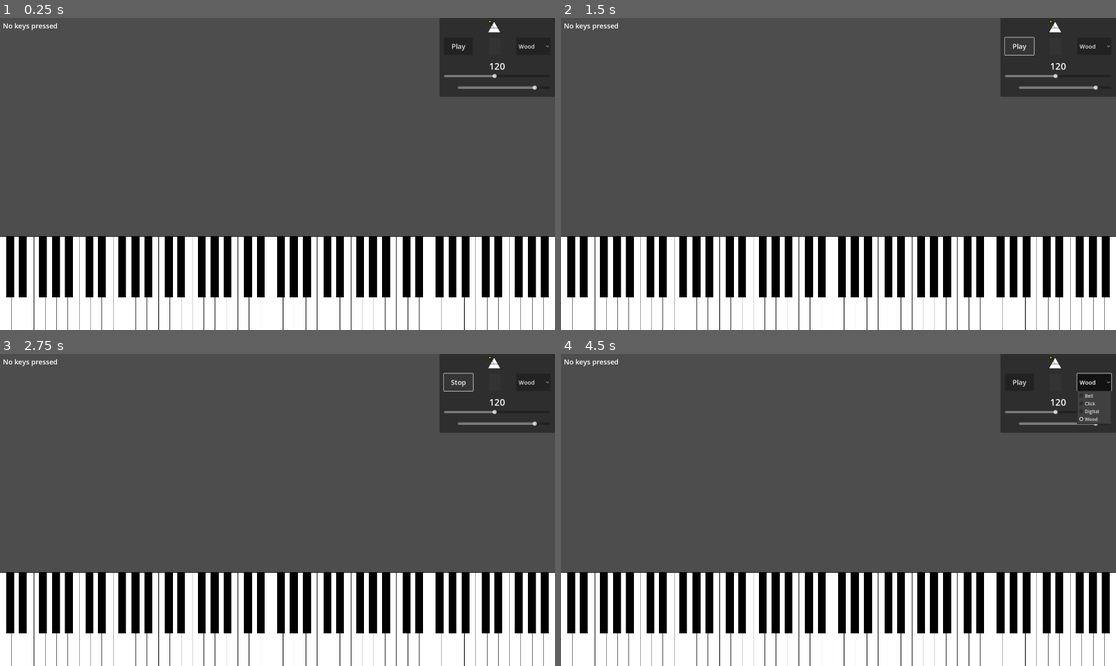
Above: before the commit, frames 1-4 (two rows, left to right).
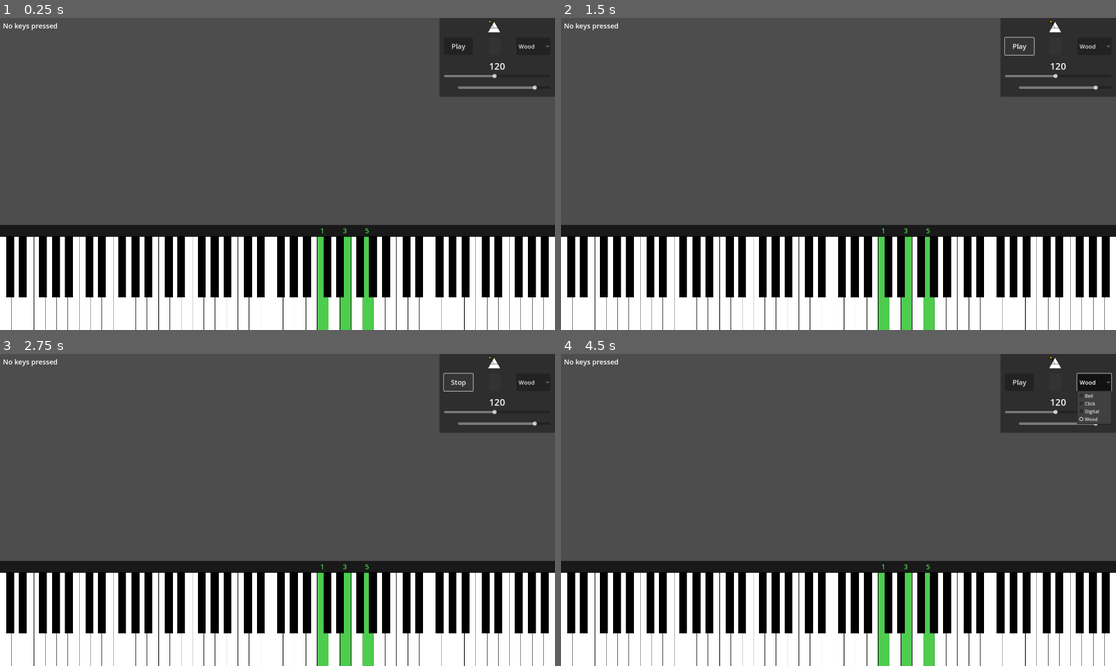
Above: after the commit, the same moments.

Repository: PianoFitness/piano-fitness-app
Game: Godot game, scene res://scenes/piano.tscn
Same seed, same stepped clock (60 frames per second), same inputs: the game is played once before the commit and once after it. The project has no main scene, so this scene is started directly.
Inputs:
- Up to frame 1 (0.25 s): no input
- Up to frame 2 (1.5 s): click "Play" at 0.5 s; click "Stop" at 1.25 s
- Up to frame 3 (2.75 s): click "Play" at 2 s
- Up to frame 4 (4.5 s): click "Wood" at 2.75 s; click "Stop" at 3.5 s; click "Wood" at 4.25 s

The runs differ from the first frame. In frame 1, 4.8% of the frame differs, in the area x 0-100%, y 66-100%; in frame 2, 4.8%; in frame 3, 4.8%; in frame 4, 4.8%.

Commit message:
Implement piano practice sequence functionality (#6)
* Lesson almost working

* Getting closer

* Initial working sequence

* Improve layout

* Ability to fine-tune finger numbers

* Improve code

* Add C Major chord inversions

* Fixed chord (inversion) sequences

* Clean up finger numbers

* Cleanup signal handlers

* Clean up

Diff:
--- a/app/scenes/piano.gd
+++ /dev/null
@@ -1,99 +0,0 @@
-extends Control
-
-# Piano physical layout constants
-const WHITE_KEY_OFFSETS = [0, 2, 4, 5, 7, 9, 11]
-const BLACK_KEY_POSITIONS = [
-	{"offset": 0.9, "note": 1},
-	{"offset": 2.0, "note": 3},
-	{"offset": 3.8, "note": 6},
-	{"offset": 4.95, "note": 8},
-	{"offset": 6.1, "note": 10}
-]
-
-const WHITE_KEY_HEIGHT_RATIO = 0.3
-const BLACK_KEY_WIDTH_RATIO = 0.7
-const BLACK_KEY_HEIGHT_RATIO = 0.65
-
-const KEYS_PER_OCTAVE = 12
-const WHITE_KEYS_PER_OCTAVE = 7
-const STARTING_MIDI_NOTE = 24
-const OCTAVE_COUNT = 7
-
-const ACTIVE_WHITE_KEY_COLOR = Color(0.8, 0.8, 1.0)
-const ACTIVE_BLACK_KEY_COLOR = Color(0.3, 0.3, 0.5)
-const INACTIVE_WHITE_KEY_COLOR = Color.WHITE
-const INACTIVE_BLACK_KEY_COLOR = Color.BLACK
-
-var white_keys = {}
-var black_keys = {}
-var active_notes = {}
-var viewport_size: Vector2
-
-@onready var note_display = $NoteDisplay
-@onready var piano_keys = $PianoKeys
-
-func _ready():
-	viewport_size = get_viewport_rect().size
-	piano_keys.position = Vector2(0, viewport_size.y - viewport_size.y * WHITE_KEY_HEIGHT_RATIO)
-	create_piano_keys()
-	OS.open_midi_inputs()
-
-func _input(event):
-	if event is InputEventMIDI:
-		handle_midi_event(event)
-
-func create_piano_keys():
-	var total_white_keys = WHITE_KEYS_PER_OCTAVE * OCTAVE_COUNT
-	var white_key_width = viewport_size.x / total_white_keys
-	var white_key_height = viewport_size.y * WHITE_KEY_HEIGHT_RATIO
-	var black_key_width = white_key_width * BLACK_KEY_WIDTH_RATIO
-	var black_key_height = white_key_height * BLACK_KEY_HEIGHT_RATIO
-
-	for octave in range(OCTAVE_COUNT):
-		var base_note = octave * KEYS_PER_OCTAVE + STARTING_MIDI_NOTE
-
-		# White keys
-		for i in range(WHITE_KEYS_PER_OCTAVE):
-			var white_key = ColorRect.new()
-			white_key.size = Vector2(white_key_width, white_key_height)
-			white_key.position.x = (octave * WHITE_KEYS_PER_OCTAVE + i) * white_key_width
-			white_key.color = INACTIVE_WHITE_KEY_COLOR
-
-			var border = Line2D.new()
-			border.points = [
-				Vector2(0, 0),
-				Vector2(0, white_key_height),
-				Vector2(white_key_width, white_key_height),
-				Vector2(white_key_width, 0),
-				Vector2(0, 0)
-			]
-			border.width = 1
-			border.default_color = INACTIVE_BLACK_KEY_COLOR
-			white_key.add_child(border)
-
-			piano_keys.add_child(white_key)
-			white_keys[base_note + WHITE_KEY_OFFSETS[i]] = white_key
-
-		# Black keys
-		for data in BLACK_KEY_POSITIONS:
-			var black_key = ColorRect.new()
-			black_key.size = Vector2(black_key_width, black_key_height)
-			black_key.position = Vector2(
-				(octave * WHITE_KEYS_PER_OCTAVE + data.offset) * white_key_width - black_key_width / 2,
-				0
-			)
-			black_key.color = INACTIVE_BLACK_KEY_COLOR
-			piano_keys.add_child(black_key)
-			black_keys[base_note + data.note] = black_key
-
-func handle_midi_event(event: InputEventMIDI):
-	if event.message == MIDI_MESSAGE_NOTE_ON:
-		highlight_key(event.pitch, event.velocity > 0)
-	elif event.message == MIDI_MESSAGE_NOTE_OFF:
-		highlight_key(event.pitch, false)
-
-func highlight_key(note, is_active):
-	var key = white_keys.get(note) if note in white_keys else black_keys.get(note)
-	if key:
-		key.color = (ACTIVE_WHITE_KEY_COLOR if note in white_keys else ACTIVE_BLACK_KEY_COLOR) if is_active else (INACTIVE_WHITE_KEY_COLOR if note in white_keys else INACTIVE_BLACK_KEY_COLOR)
-		note_display.update_note_state(note, is_active)
--- a/app/scenes/piano.tscn
+++ b/app/scenes/piano.tscn
@@ -1,8 +1,10 @@
-[gd_scene load_steps=4 format=3 uid="uid://deocrbvduwvbf"]
+[gd_scene load_steps=6 format=3 uid="uid://deocrbvduwvbf"]
 
-[ext_resource type="Script" path="res://scenes/piano.gd" id="1_16djv"]
-[ext_resource type="Script" path="res://scenes/note_display.gd" id="2_4lvi2"]
+[ext_resource type="Script" path="res://scripts/piano.gd" id="1_16djv"]
+[ext_resource type="Script" path="res://scripts/note_display.gd" id="2_4lvi2"]
 [ext_resource type="PackedScene" uid="uid://qnn08ykran7h" path="res://scenes/metronome.tscn" id="3_m4k2l"]
+[ext_resource type="Script" path="res://scripts/finger_display.gd" id="4_k3m9p"]
+[ext_resource type="Script" path="res://scripts/sequence_manager.gd" id="5_r2n4b"]
 
 [node name="Piano" type="Control"]
 layout_mode = 3
@@ -26,5 +28,11 @@
 [node name="PianoKeys" type="Node2D" parent="."]
 position = Vector2(0, 100)
 
+[node name="FingerDisplay" type="Node2D" parent="PianoKeys"]
+script = ExtResource("4_k3m9p")
+
+[node name="SequenceManager" type="Node" parent="."]
+script = ExtResource("5_r2n4b")
+
 [node name="CanvasLayer#Metronome" parent="." instance=ExtResource("3_m4k2l")]
 layout_mode = 1
--- /dev/null
+++ b/app/scripts/finger_display.gd
@@ -0,0 +1,70 @@
+class_name FingerDisplay
+extends Node2D
+
+const LEFT_HAND_COLOR = Color(0.8, 0.8, 0.8, 1.0)
+const RIGHT_HAND_COLOR = Color(0.8, 0.8, 0.8, 1.0)
+const LESSON_COLOR = Color(0.3, 0.8, 0.3, 1.0)
+const BACKGROUND_COLOR = Color(0.1, 0.1, 0.1, 1.0)
+const BACKGROUND_HEIGHT = 40
+
+const KEY_ADJUSTMENTS = {
+	"C": -2,   # Slight left adjustment
+	"D": -3,
+	"E": -2,
+	"F": -2,
+	"G": -3,
+	"A": -3,
+	"B": -2,
+	"C#": -4,  # Black keys
+	"D#": -4,
+	"F#": -4,
+	"G#": -4,
+	"A#": -4
+}
+
+var background_rect: ColorRect
+var finger_labels: Array[Label] = []
+
+func _ready():
+	setup_background()
+
+func setup_background():
+	background_rect = ColorRect.new()
+	background_rect.color = BACKGROUND_COLOR
+	background_rect.z_index = -1
+	add_child(background_rect)
+	update_background_size()
+
+func _process(delta):
+	update_background_size()
+
+func update_background_size():
+	if background_rect:
+		var viewport_size = get_viewport_rect().size
+		background_rect.size = Vector2(viewport_size.x, BACKGROUND_HEIGHT)
+		background_rect.position = Vector2(0, -BACKGROUND_HEIGHT)
+
+func clear_indicators():
+	for label in finger_labels:
+		label.queue_free()
+	finger_labels.clear()
+
+func add_finger_indicator(note: PianoNote, key_rect: Rect2, is_current: bool = false):
+	var label = Label.new()
+	label.text = str(note.finger)
+	label.add_theme_font_size_override("font_size", 24)
+
+	var color = LESSON_COLOR if is_current else (RIGHT_HAND_COLOR if note.hand == "R" else LEFT_HAND_COLOR)
+	label.add_theme_color_override("font_color", color)
+
+	add_child(label)
+	finger_labels.append(label)
+	label.size = label.get_minimum_size()
+
+	var note_name = note.pitch.left(len(note.pitch) - 1)
+	var x_adjustment = KEY_ADJUSTMENTS.get(note_name, 0)
+
+	label.position = Vector2(
+		key_rect.position.x + (key_rect.size.x / 2) - (label.size.x / 2) + x_adjustment,
+		-BACKGROUND_HEIGHT/2 - label.size.y/2
+	)
--- /dev/null
+++ b/app/scripts/piano.gd
@@ -0,0 +1,245 @@
+extends Control
+
+# Piano physical layout constants - These define the visual arrangement of piano keys
+const WHITE_KEY_OFFSETS = [0, 2, 4, 5, 7, 9, 11]  # Semitone offsets for white keys
+const BLACK_KEY_POSITIONS = [
+	{"offset": 0.9, "note": 1},   # C#
+	{"offset": 2.0, "note": 3},   # D#
+	{"offset": 3.8, "note": 6},   # F#
+	{"offset": 4.95, "note": 8},  # G#
+	{"offset": 6.1, "note": 10}   # A#
+]
+
+# Visual size ratios for piano keys
+const WHITE_KEY_HEIGHT_RATIO = 0.3
+const BLACK_KEY_WIDTH_RATIO = 0.7
+const BLACK_KEY_HEIGHT_RATIO = 0.65
+
+# MIDI and musical constants
+const KEYS_PER_OCTAVE = 12
+const WHITE_KEYS_PER_OCTAVE = 7
+const STARTING_MIDI_NOTE = 24  # Starting at C1
+const OCTAVE_COUNT = 7
+
+# Color definitions for various key states
+const ACTIVE_WHITE_KEY_COLOR = Color(0.8, 0.8, 1.0)
+const ACTIVE_BLACK_KEY_COLOR = Color(0.3, 0.3, 0.5)
+const INACTIVE_WHITE_KEY_COLOR = Color.WHITE
+const INACTIVE_BLACK_KEY_COLOR = Color.BLACK
+const LESSON_COLOR = Color(0.3, 0.8, 0.3, 1.0)    # Green for target notes
+const STUDENT_COLOR = Color(0.8, 0.8, 1.0, 1.0)   # Light blue for played notes
+
+# Musical notation constants
+const NOTE_NAMES = ["C", "C#", "D", "D#", "E", "F", "F#", "G", "G#", "A", "A#", "B"]
+
+# Chord input handling constants
+const CHORD_COLLECTION_WINDOW: float = 0.1  # 100ms window to collect chord notes
+
+# State variables
+var white_keys = {}              # Dictionary of white key nodes indexed by MIDI note
+var black_keys = {}              # Dictionary of black key nodes indexed by MIDI note
+var viewport_size: Vector2       # Current viewport dimensions
+var current_chord_notes: Array[int] = []  # Collects notes played within time window
+var chord_collection_timer: float = 0.0   # Timer for chord note collection
+
+# Node references
+var sequence_manager: SequenceManager
+var finger_display: FingerDisplay
+
+@onready var note_display = $NoteDisplay
+@onready var piano_keys = $PianoKeys
+
+func _ready():
+	viewport_size = get_viewport_rect().size
+	piano_keys.position = Vector2(0, viewport_size.y - viewport_size.y * WHITE_KEY_HEIGHT_RATIO)
+	create_piano_keys()
+	setup_fingering_system()
+	OS.open_midi_inputs()
+
+func _process(delta: float):
+	# Handle chord collection timing
+	if chord_collection_timer > 0:
+		chord_collection_timer -= delta
+		if chord_collection_timer <= 0:
+			if sequence_manager and current_chord_notes.size() > 0:
+				if sequence_manager.validate_input(current_chord_notes):
+					sequence_manager.advance_sequence()
+			current_chord_notes.clear()
+
+func setup_fingering_system():
+	# Initialize finger display and sequence manager
+	finger_display = $PianoKeys/FingerDisplay
+	if not finger_display:
+		push_error("FingerDisplay node not found in scene (should be at PianoKeys/FingerDisplay)")
+		return
+
+	sequence_manager = $SequenceManager
+	if not sequence_manager:
+		push_error("SequenceManager node not found in scene")
+		return
+
+	sequence_manager.initialize(self, finger_display)
+
+	# Load initial exercise
+	var c_major = create_c_major_chord_inversions()
+	sequence_manager.set_sequence(c_major)
+
+func _input(event):
+	if event is InputEventMIDI:
+		handle_midi_event(event)
+
+func handle_midi_event(event: InputEventMIDI):
+	var note = event.pitch
+	var key = white_keys.get(note) if note in white_keys else black_keys.get(note)
+	if not key:
+		return
+
+	if event.message == MIDI_MESSAGE_NOTE_ON and event.velocity > 0:
+		key.color = STUDENT_COLOR
+		if not current_chord_notes.has(note):
+			current_chord_notes.append(note)
+		chord_collection_timer = CHORD_COLLECTION_WINDOW
+	elif event.message == MIDI_MESSAGE_NOTE_OFF or (event.message == MIDI_MESSAGE_NOTE_ON and event.velocity == 0):
+		reset_key_color(key, note)
+
+func reset_key_color(key: ColorRect, note: int):
+	var current_notes = get_current_lesson_notes()
+	if current_notes.has(note):
+		key.color = LESSON_COLOR
+	else:
+		key.color = INACTIVE_WHITE_KEY_COLOR if note in white_keys else INACTIVE_BLACK_KEY_COLOR
+
+func create_piano_keys():
+	var total_white_keys = WHITE_KEYS_PER_OCTAVE * OCTAVE_COUNT
+	var white_key_width = viewport_size.x / total_white_keys
+	var white_key_height = viewport_size.y * WHITE_KEY_HEIGHT_RATIO
+	var black_key_width = white_key_width * BLACK_KEY_WIDTH_RATIO
+	var black_key_height = white_key_height * BLACK_KEY_HEIGHT_RATIO
+
+	for octave in range(OCTAVE_COUNT):
+		var base_note = octave * KEYS_PER_OCTAVE + STARTING_MIDI_NOTE
+
+		# Create white keys for this octave
+		for i in range(WHITE_KEYS_PER_OCTAVE):
+			var white_key = ColorRect.new()
+			white_key.size = Vector2(white_key_width, white_key_height)
+			white_key.position.x = (octave * WHITE_KEYS_PER_OCTAVE + i) * white_key_width
+			white_key.color = INACTIVE_WHITE_KEY_COLOR
+
+			var border = Line2D.new()
+			border.points = [
+				Vector2(0, 0),
+				Vector2(0, white_key_height),
+				Vector2(white_key_width, white_key_height),
+				Vector2(white_key_width, 0),
+				Vector2(0, 0)
+			]
+			border.width = 1
+			border.default_color = INACTIVE_BLACK_KEY_COLOR
+			white_key.add_child(border)
+
+			piano_keys.add_child(white_key)
+			white_keys[base_note + WHITE_KEY_OFFSETS[i]] = white_key
+
+		# Create black keys for this octave
+		for data in BLACK_KEY_POSITIONS:
+			var black_key = ColorRect.new()
+			black_key.size = Vector2(black_key_width, black_key_height)
+			black_key.position = Vector2(
+				(octave * WHITE_KEYS_PER_OCTAVE + data.offset) * white_key_width - black_key_width / 2,
+				0
+			)
+			black_key.color = INACTIVE_BLACK_KEY_COLOR
+			piano_keys.add_child(black_key)
+			black_keys[base_note + data.note] = black_key
+
+func highlight_lesson_note(note_name: String):
+	var midi_note = note_name_to_midi(note_name)
+	var key = white_keys.get(midi_note) if midi_note in white_keys else black_keys.get(midi_note)
+	if key:
+		key.color = LESSON_COLOR
+
+func get_key_rect(note_name: String) -> Rect2:
+	var midi_note = note_name_to_midi(note_name)
+	var key = white_keys.get(midi_note) if midi_note in white_keys else black_keys.get(midi_note)
+	if key:
+		return Rect2(key.global_position, key.size)
+	return Rect2()
+
+func get_current_lesson_notes() -> Array[int]:
+	var notes: Array[int] = []
+	if sequence_manager and sequence_manager.current_sequence:
+		var current_chord = sequence_manager.current_sequence.sequence[sequence_manager.current_position]
+		for note in current_chord:
+			notes.append(note_name_to_midi(note.pitch))
+	return notes
+
+func note_name_to_midi(note_name: String) -> int:
+	var note = note_name.left(len(note_name) - 1)
+	var octave = int(note_name.right(1))
+	var note_index = NOTE_NAMES.find(note)
+	if note_index != -1:
+		return STARTING_MIDI_NOTE + (octave * KEYS_PER_OCTAVE) + note_index
+	return -1
+
+func midi_to_note_name(midi_note: int) -> String:
+	var octave = (midi_note - STARTING_MIDI_NOTE) / KEYS_PER_OCTAVE
+	var note_index = (midi_note - STARTING_MIDI_NOTE) % KEYS_PER_OCTAVE
+	return NOTE_NAMES[note_index] + str(octave)
+
+# Exercise creation methods
+func create_c_major_scale() -> PracticeSequence:
+	var sequence = PracticeSequence.new()
+	sequence.exercise_type = "scale"
+
+	# Right hand ascending C Major scale with correct fingering
+	var scale_notes = [
+		["C4", 1],  # Thumb
+		["D4", 2],  # Index
+		["E4", 3],  # Middle
+		["F4", 1],  # Thumb (thumb under)
+		["G4", 2],  # Index
+		["A4", 3],  # Middle
+		["B4", 4],  # Ring
+		["C5", 5]   # Pinky
+	]
+
+	for note_data in scale_notes:
+		var note = PianoNote.new(note_data[0], "R", note_data[1])
+		sequence.add_position([note])
+
+	return sequence
+
+func create_c_major_chord_inversions() -> PracticeSequence:
+	var sequence = PracticeSequence.new()
+	sequence.exercise_type = "chord_inversions"
+
+	# Root position: C4(1) - E4(3) - G4(5)
+	sequence.add_position([
+		PianoNote.new("C4", "R", 1),  # Root - thumb
+		PianoNote.new("E4", "R", 3),  # Third - middle finger
+		PianoNote.new("G4", "R", 5)   # Fifth - pinky
+	])
+
+	# First inversion: E4(1) - G4(2) - C5(5)
+	sequence.add_position([
+		PianoNote.new("E4", "R", 1),  # Third - thumb
+		PianoNote.new("G4", "R", 2),  # Fifth - index finger
+		PianoNote.new("C5", "R", 5)   # Root - pinky
+	])
+
+	# Second inversion: G4(1) - C5(3) - E5(5)
+	sequence.add_position([
+		PianoNote.new("G4", "R", 1),  # Fifth - thumb
+		PianoNote.new("C5", "R", 3),  # Root - middle finger
+		PianoNote.new("E5", "R", 5)   # Third - pinky
+	])
+
+	# Root position octave up: C5(1) - E5(3) - G5(5)
+	sequence.add_position([
+		PianoNote.new("C5", "R", 1),  # Root - thumb
+		PianoNote.new("E5", "R", 3),  # Third - middle finger
+		PianoNote.new("G5", "R", 5)   # Fifth - pinky
+	])
+
+	return sequence
--- /dev/null
+++ b/app/scripts/piano_note.gd
@@ -0,0 +1,11 @@
+class_name PianoNote
+extends Resource
+
+@export var pitch: String
+@export var hand: String  # "L" or "R"
+@export var finger: int   # 1-5
+
+func _init(p: String = "", h: String = "R", f: int = 1):
+	pitch = p
+	hand = h
+	finger = f
--- /dev/null
+++ b/app/scripts/practice_sequence.gd
@@ -0,0 +1,13 @@
+class_name PracticeSequence
+extends Resource
+
+# Define a custom Array property that will store arrays of PianoNote arrays
+@export var sequence: Array[Array] = []
+@export var exercise_type: String = ""
+
+func add_position(notes: Array[PianoNote]):
+	sequence.append(notes)
+
+func clear():
+	sequence.clear()
+	exercise_type = ""
--- /dev/null
+++ b/app/scripts/sequence_manager.gd
@@ -0,0 +1,148 @@
+class_name SequenceManager
+extends Node
+
+# Signals for communication with other nodes
+signal sequence_updated(current_position: int)
+signal sequence_completed
+signal note_validated(success: bool)
+
+# Constants for visual feedback
+const LESSON_COLOR = Color(0.3, 0.8, 0.3, 1.0)  # Green for target notes
+const STUDENT_COLOR = Color(0.8, 0.8, 1.0, 1.0)  # Light blue for played notes
+
+# State tracking variables
+var current_sequence: PracticeSequence  # The current exercise sequence
+var current_position: int = 0           # Current position in the sequence
+var played_notes: Dictionary = {}       # Tracks which notes have been played in current chord
+var finger_display: FingerDisplay       # Reference to finger number display
+var piano_node: Node                    # Reference to main piano node
+
+# Initialize manager with required node references
+func initialize(piano: Node, display: FingerDisplay):
+	piano_node = piano
+	finger_display = display
+
+# Set a new sequence and reset state
+func set_sequence(sequence: PracticeSequence):
+	if not sequence:
+		push_error("Attempted to set null sequence")
+		return
+
+	current_sequence = sequence
+	current_position = 0
+	played_notes.clear()  # Reset played notes tracking
+
+	print("Setting new sequence: ", sequence.exercise_type)
+	update_display()
+	highlight_current_note()
+
+# Validate an array of MIDI notes against current chord
+func validate_input(midi_notes: Array[int]) -> bool:
+	if not current_sequence or current_position >= current_sequence.sequence.size():
+		print("Invalid sequence state")
+		return false
+
+	var current_notes = current_sequence.sequence[current_position]
+	print("\nValidating chord input: ", midi_notes)
+
+	# First validate that all played notes are part of the expected chord
+	for midi_note in midi_notes:
+		var note_valid = false
+		for expected_note in current_notes:
+			var expected_midi = piano_node.note_name_to_midi(expected_note.pitch)
+			if expected_midi == midi_note and not played_notes.has(expected_midi):
+				note_valid = true
+				played_notes[expected_midi] = true
+				print("Valid note played: ", piano_node.midi_to_note_name(midi_note))
+				break
+
+		if not note_valid:
+			print("Invalid note in chord: ", piano_node.midi_to_note_name(midi_note))
+			return false
+
+	# Then check if all required notes for the chord have been played
+	var all_notes_played = true
+	var missing_notes = []
+	for chord_note in current_notes:
+		var chord_midi = piano_node.note_name_to_midi(chord_note.pitch)
+		if not played_notes.has(chord_midi):
+			all_notes_played = false
+			missing_notes.append(chord_note.pitch)
+
+	if all_notes_played:
+		print("Complete chord played correctly!")
+		emit_signal("note_validated", true)
+		return true
+	else:
+		print("Valid notes, but chord incomplete. Missing: ", missing_notes)
+		return false
+
+# Advance to next position in sequence
+func advance_sequence():
+	if not current_sequence:
+		push_error("Attempted to advance null sequence")
+		return
+
+	unhighlight_current_note()
+	played_notes.clear()  # Reset played notes for next chord
+
+	if current_position < current_sequence.sequence.size() - 1:
+		current_position += 1
+		print("\nAdvanced to position: ", current_position)
+		var current_notes = current_sequence.sequence[current_position]
+		var note_names = []
+		for note in current_notes:
+			note_names.append(note.pitch)
+		print("Current notes: ", note_names)
+
+		update_display()
+		highlight_current_note()
+		emit_signal("sequence_updated", current_position)
+	else:
+		print("\nSequence completed, resetting")
+		emit_signal("sequence_completed")
+		current_position = 0
+		update_display()
+		highlight_current_note()
+		emit_signal("sequence_updated", current_position)
+
+# Update the finger number display
+func update_display():
+	if not finger_display:
+		push_error("FingerDisplay reference not set")
+		return
+
+	# Clear existing finger indicators (you'll need to implement this in FingerDisplay)
+	if finger_display.has_method("clear_indicators"):
+		finger_display.clear_indicators()
+
+	if current_position < current_sequence.sequence.size():
+		var current_notes = current_sequence.sequence[current_position]
+		for note in current_notes:
+			var key_rect = piano_node.get_key_rect(note.pitch)
+			finger_display.add_finger_indicator(note, key_rect, true)
+
+# Highlight current chord notes
+func highlight_current_note():
+	if current_position < current_sequence.sequence.size():
+		var current_notes = current_sequence.sequence[current_position]
+		for note in current_notes:
+			piano_node.highlight_lesson_note(note.pitch)
+
+# Remove highlighting from current chord notes
+func unhighlight_current_note():
+	if current_position < current_sequence.sequence.size():
+		var current_notes = current_sequence.sequence[current_position]
+		for note in current_notes:
+			var midi_note = piano_node.note_name_to_midi(note.pitch)
+			var key = piano_node.white_keys.get(midi_note) if midi_note in piano_node.white_keys else piano_node.black_keys.get(midi_note)
+			if key:
+				key.color = piano_node.INACTIVE_WHITE_KEY_COLOR if midi_note in piano_node.white_keys else piano_node.INACTIVE_BLACK_KEY_COLOR
+
+# Get the current sequence position
+func get_current_position() -> int:
+	return current_position
+
+# Check if a sequence is currently active
+func has_active_sequence() -> bool:
+	return current_sequence != null
Renamed: app/scenes/note_display.gd -> app/scripts/note_display.gd
